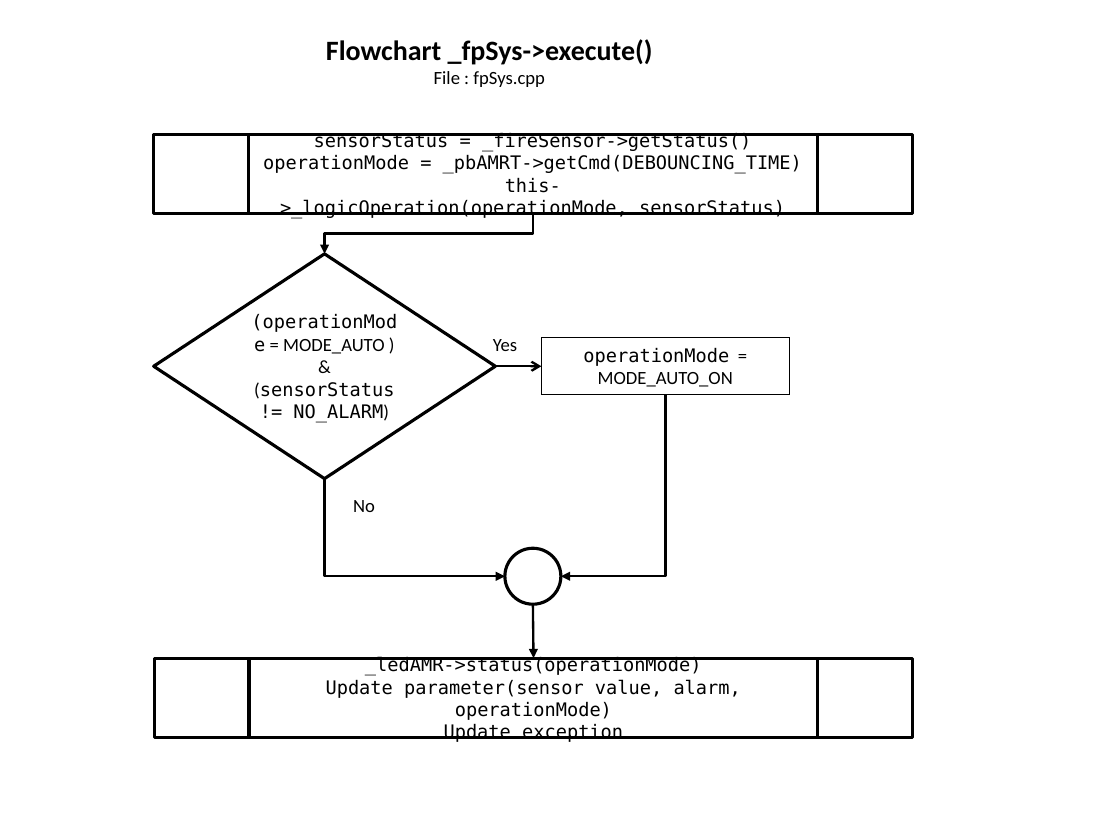
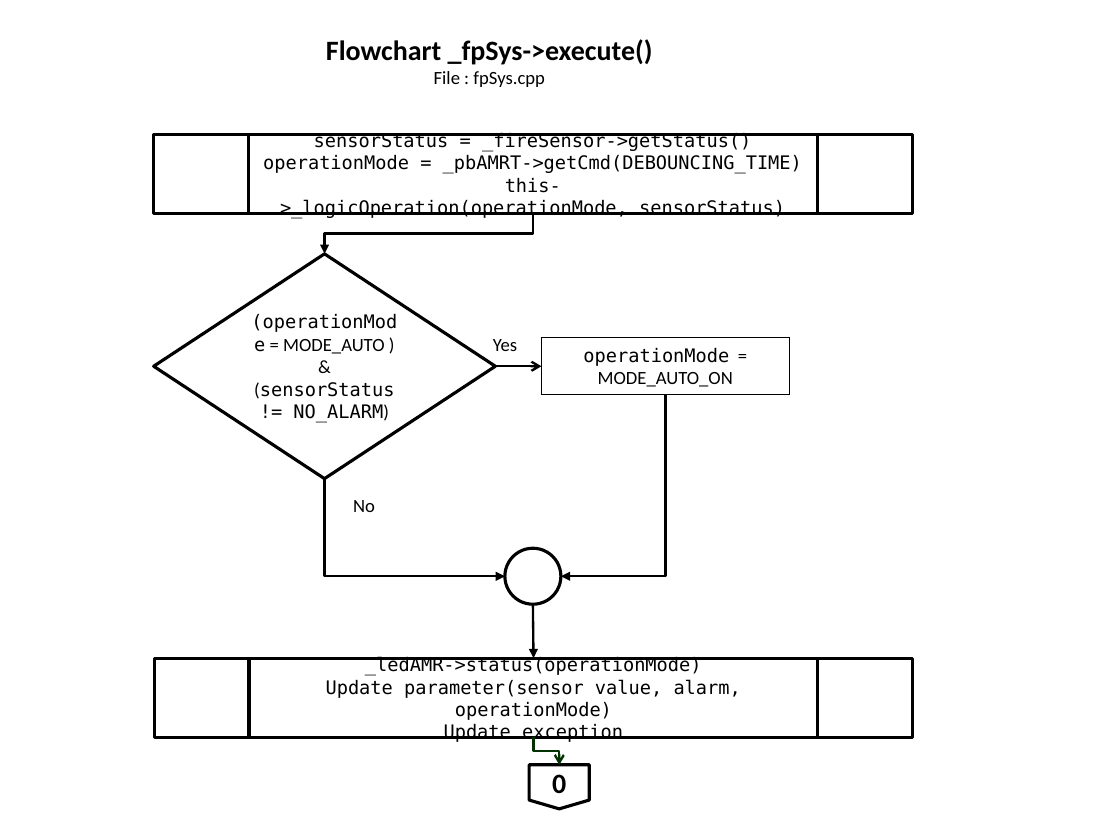
Before and after one commit to slametsampon/WFPS, a slide deck: slide 7 of resources/WFPS.pptx. Drawn at 1120x840 pixels with LibreOffice and Linux fonts; fonts in the diff are those of the drawing; background and template pictures are left out. Boxes give left, top, right and bottom in pixels: in the first picture for what was removed or moved away, otherwise in the second. Text is boxed around its words. In the diff, an @@ line names an element or a change of style, - is before the commit and + after.

```diff
--- a/resources/WFPS.pptx
+++ b/resources/WFPS.pptx
@@ elbow arrow added from (533, 737) to (559, 765), #003300 1.5 pt @@
@@ flow chart offpage connector added at (x1=529, y1=765, x2=589, y2=809), outline #000000 2 pt, 18 pt, text #000000, bold @@
+0
```
Also in this commit, not shown: 1 other slide changed, 1 slide added, 1 other file.
